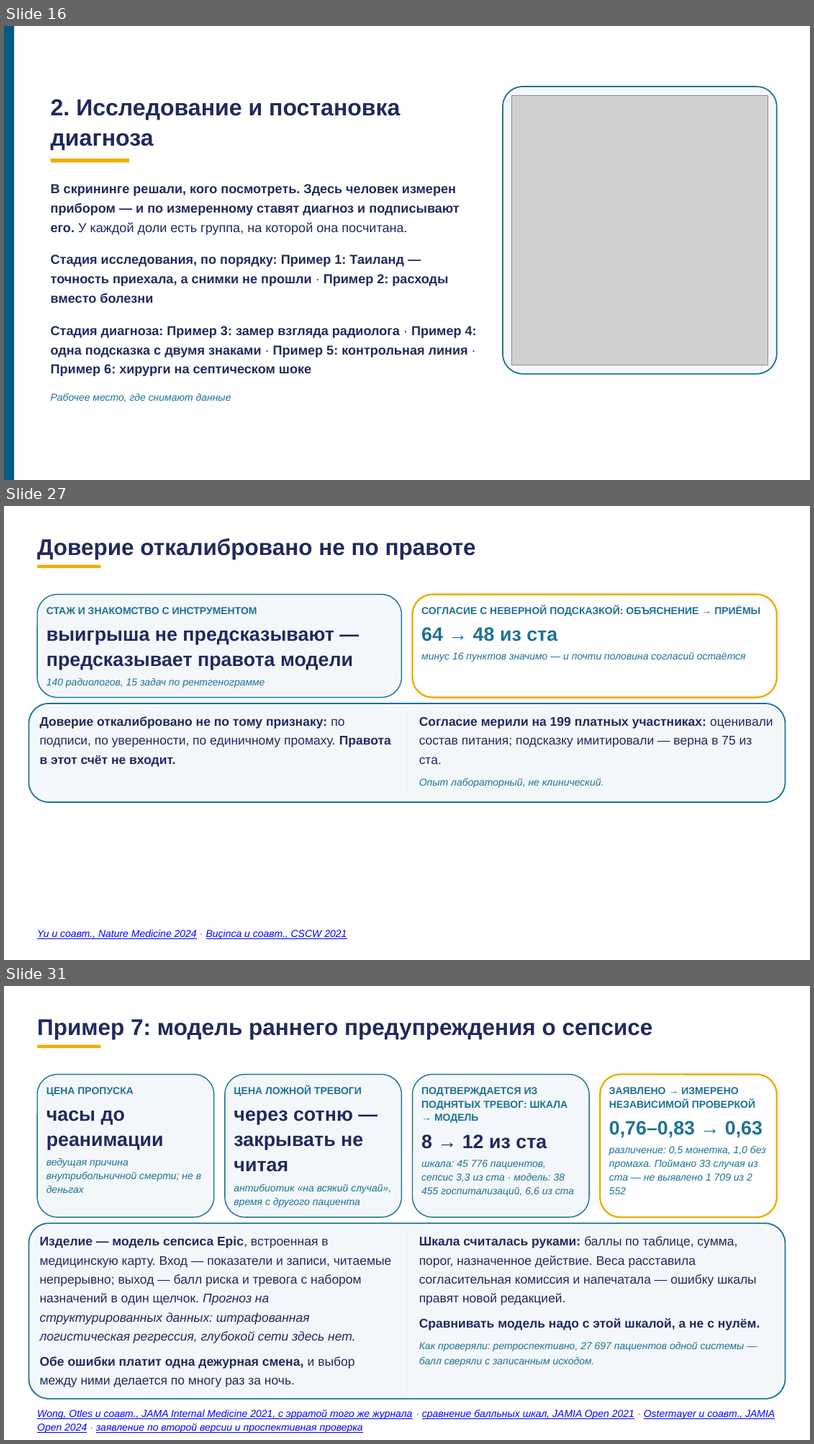
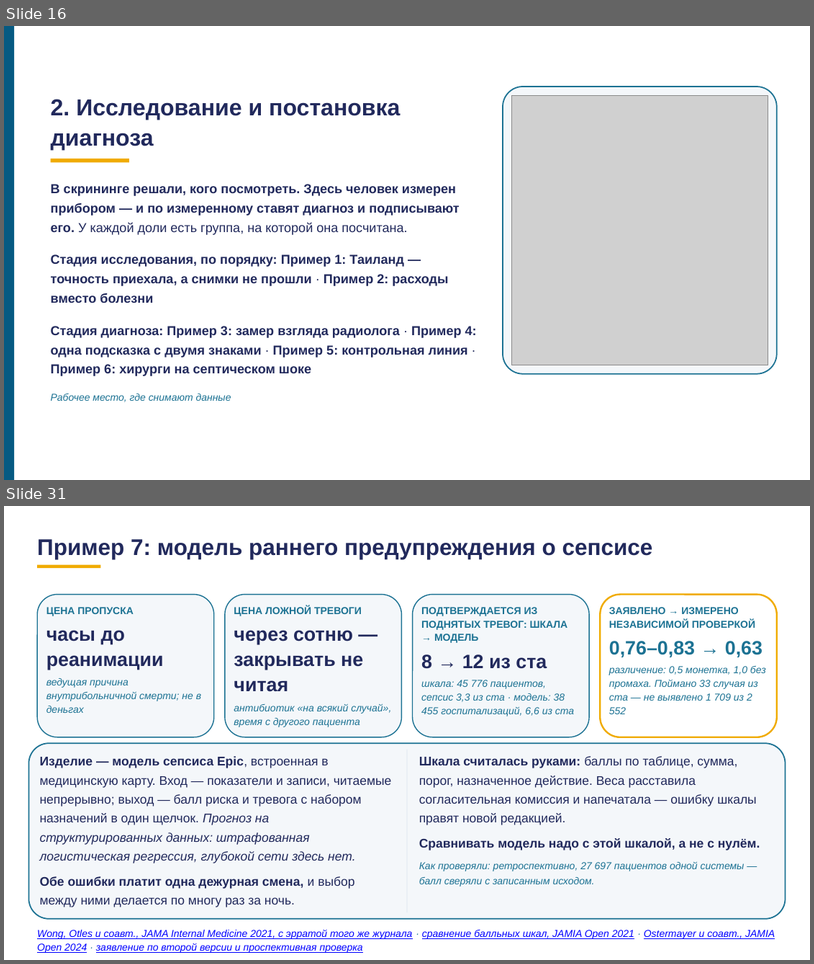
Before and after one commit to tellina-study/AI-usage-lessons, a slide deck: library/lectures/lec-07/rework/deck/lec-07-karkas.pptx. Shown one above the other, each under a label of ours: slides 16, 27 and 31 before the commit, slides 16 and 31 after it; the slides between them are not shown. The pictures are 814x1444 and 814x964 pixels, drawn with LibreOffice and Linux fonts; fonts in the diff are those of the drawing; grey boxes stand for pictures. Boxes give left, top, right and bottom in pixels: in the first picture for what was removed or moved away, otherwise in the second. Text is boxed around its words. In the diff, an @@ line names an element or a change of style, - is before the commit and + after.

```diff
--- a/library/lectures/lec-07/rework/deck/lec-07-karkas.pptx
+++ b/library/lectures/lec-07/rework/deck/lec-07-karkas.pptx
@@ slide 27 removed at (4, 506, 810, 960), background #FFFFFF @@
@@ text removed at (37, 538, 476, 559) @@
-Доверие откалибровано не по правоте
@@ rectangle removed at (37, 565, 100, 569) @@
@@ rounded rectangle removed at (37, 595, 402, 698) @@
@@ text removed at (46, 607, 257, 614) @@
-СТАЖ И ЗНАКОМСТВО С ИНСТРУМЕНТОМ
@@ rounded rectangle removed at (413, 595, 778, 698) @@
@@ text removed at (422, 606, 761, 616) @@
-СОГЛАСИЕ С НЕВЕРНОЙ ПОДСКАЗКОЙ: ОБЪЯСНЕНИЕ → ПРИЁМЫ
@@ text removed at (46, 630, 353, 669) @@
-выигрыша не предсказывают — предсказывает правота модели
@@ text removed at (422, 627, 558, 641) @@
-64 → 48 из ста
@@ text removed at (422, 652, 746, 662) @@
-минус 16 пунктов значимо — и почти половина согласий остаётся
@@ text removed at (46, 678, 265, 687) @@
-140 радиологов, 15 задач по рентгенограмме
@@ rounded rectangle removed at (28, 703, 786, 802) @@
@@ text removed at (40, 716, 391, 767) @@
-Доверие откалибровано не по тому признаку: по подписи, по уверенности, по единичному промаху. Правота в этот счёт не входит.
@@ rectangle removed at (407, 709, 407, 790) @@
@@ text removed at (419, 716, 773, 788) @@
-Согласие мерили на 199 платных участниках: оценивали состав питания; подсказку имитировали — верна в 75 из ста.
-Опыт лабораторный, не клинический.
@@ text removed at (37, 929, 347, 939) @@
-Yu и соавт., Nature Medicine 2024 · Buçinca и соавт., CSCW 2021
```
Also in this commit, not shown: 12 slides changed, 3 slides added, 2 other slides removed, 3 other files.
